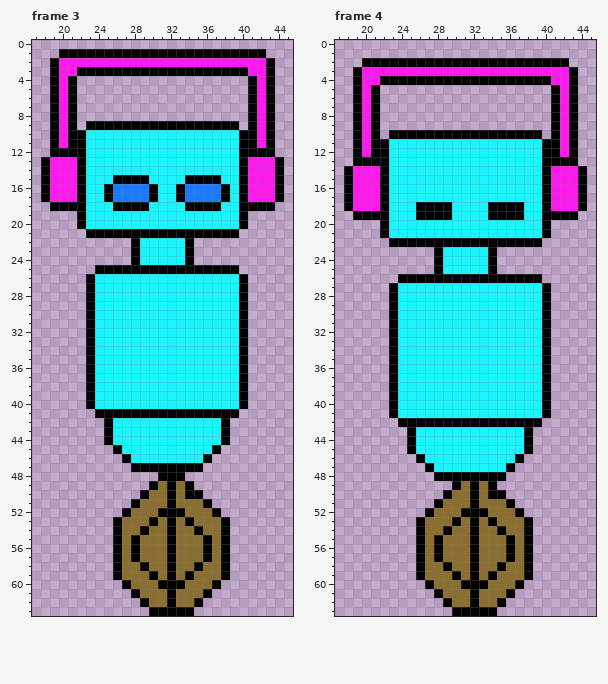
A pixel-art file gets an edit: Animation main/Sprite-Forehead.aseprite. Above, as it was before the edit.
64x64 pixels, 6 frames. Shown: frame 3: x 17..45, y 0..63; frame 4: x 17..45, y 0..63. The commit also changed other frames, which this record leaves out.
The result:
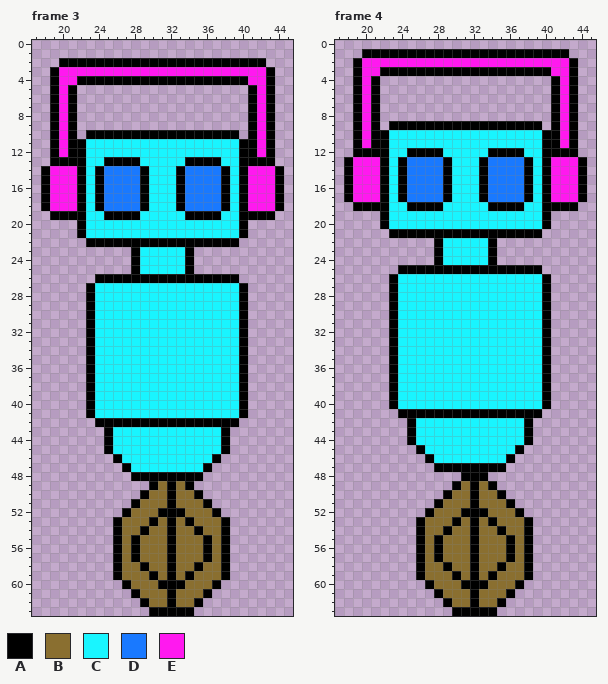
Palette (. is transparent): A #000000  B #8a6f30  C #19f5ff  D #1979ff  E #ff19ef
Difference:
--- frame 3
@@ x 17..45 @@
  0 .............................
- 1 ...AAAAAAAAAAAAAAAAAAAAAAA...
- 2 ..AEEEEEEEEEEEEEEEEEEEEEEEA..
- 3 ..AEEAAAAAAAAAAAAAAAAAAAEEA..
- 4 ..AEA...................AEA..
+ 1 .............................
+ 2 ...AAAAAAAAAAAAAAAAAAAAAAA...
+ 3 ..AEEEEEEEEEEEEEEEEEEEEEEEA..
+ 4 ..AEEAAAAAAAAAAAAAAAAAAAEEA..
  5 ..AEA...................AEA..
@@ x 17..45 @@
  8 ..AEA...................AEA..
- 9 ..AEA.AAAAAAAAAAAAAAAAA.AEA..
-10 ..AEAACCCCCCCCCCCCCCCCCAAEA..
+ 9 ..AEA...................AEA..
+10 ..AEA.AAAAAAAAAAAAAAAAA.AEA..
 11 ..AEAACCCCCCCCCCCCCCCCCAAEA..
-12 ..AAAACCCCCCCCCCCCCCCCCAAAA..
-13 .AEEEACCCCCCCCCCCCCCCCCAEEEA.
-14 .AEEEACCCCCCCCCCCCCCCCCAEEEA.
-15 .AEEEACCCAAAACCCCAAAACCAEEEA.
-16 .AEEEACCADDDDACCADDDDACAEEEA.
-17 .AEEEACCADDDDACCADDDDACAEEEA.
-18 ..AAAACCCAAAACCCCAAAACCAAAA..
-19 .....ACCCCCCCCCCCCCCCCCA.....
+12 ..AEAACCCCCCCCCCCCCCCCCAAEA..
+13 ..AAAACCAAAACCCCCAAAACCAAAA..
+14 .AEEEACADDDDACCCADDDDACAEEEA.
+15 .AEEEACADDDDACCCADDDDACAEEEA.
+16 .AEEEACADDDDACCCADDDDACAEEEA.
+17 .AEEEACADDDDACCCADDDDACAEEEA.
+18 .AEEEACADDDDACCCADDDDACAEEEA.
+19 ..AAAACCAAAACCCCCAAAACCAAAA..
 20 .....ACCCCCCCCCCCCCCCCCA.....
-21 ......AAAAAAAAAAAAAAAAA......
-22 ...........ACCCCCA...........
+21 .....ACCCCCCCCCCCCCCCCCA.....
+22 ......AAAAAAAAAAAAAAAAA......
 23 ...........ACCCCCA...........
 24 ...........ACCCCCA...........
-25 .......AAAAAAAAAAAAAAAA......
-26 ......ACCCCCCCCCCCCCCCCA.....
+25 ...........ACCCCCA...........
+26 .......AAAAAAAAAAAAAAAA......
 27 ......ACCCCCCCCCCCCCCCCA.....
@@ x 17..45 @@
 40 ......ACCCCCCCCCCCCCCCCA.....
-41 .......AAAAAAAAAAAAAAAA......
-42 ........ACCCCCCCCCCCCA.......
+41 ......ACCCCCCCCCCCCCCCCA.....
+42 .......AAAAAAAAAAAAAAAA......
 43 ........ACCCCCCCCCCCCA.......
 44 ........ACCCCCCCCCCCCA.......
-45 .........ACCCCCCCCCCA........
-46 ..........ACCCCCCCCA.........
-47 ...........AAAAAAAA..........
-48 ..............AAA............
+45 ........ACCCCCCCCCCCCA.......
+46 .........ACCCCCCCCCCA........
+47 ..........ACCCCCCCCA.........
+48 ...........AAAAAAAA..........
 49 .............ABABA...........
-50 ............ABBABAA..........
+50 ............ABBABBA..........
 51 ...........ABBBABBBA.........
--- frame 4
@@ x 17..45 @@
  0 .............................
- 1 .............................
- 2 ...AAAAAAAAAAAAAAAAAAAAAAA...
- 3 ..AEEEEEEEEEEEEEEEEEEEEEEEA..
- 4 ..AEEAAAAAAAAAAAAAAAAAAAEEA..
+ 1 ...AAAAAAAAAAAAAAAAAAAAAAA...
+ 2 ..AEEEEEEEEEEEEEEEEEEEEEEEA..
+ 3 ..AEEAAAAAAAAAAAAAAAAAAAEEA..
+ 4 ..AEA...................AEA..
  5 ..AEA...................AEA..
@@ x 17..45 @@
  8 ..AEA...................AEA..
- 9 ..AEA...................AEA..
-10 ..AEA.AAAAAAAAAAAAAAAAA.AEA..
+ 9 ..AEA.AAAAAAAAAAAAAAAAA.AEA..
+10 ..AEAACCCCCCCCCCCCCCCCCAAEA..
 11 ..AEAACCCCCCCCCCCCCCCCCAAEA..
-12 ..AEAACCCCCCCCCCCCCCCCCAAEA..
-13 ..AAAACCCCCCCCCCCCCCCCCAAAA..
-14 .AEEEACCCCCCCCCCCCCCCCCAEEEA.
-15 .AEEEACCCCCCCCCCCCCCCCCAEEEA.
-16 .AEEEACCCCCCCCCCCCCCCCCAEEEA.
-17 .AEEEACCCCCCCCCCCCCCCCCAEEEA.
-18 .AEEEACCCAAAACCCCAAAACCAEEEA.
-19 ..AAAACCCAAAACCCCAAAACCAAAA..
+12 ..AAAACCAAAACCCCCAAAACCAAAA..
+13 .AEEEACADDDDACCCADDDDACAEEEA.
+14 .AEEEACADDDDACCCADDDDACAEEEA.
+15 .AEEEACADDDDACCCADDDDACAEEEA.
+16 .AEEEACADDDDACCCADDDDACAEEEA.
+17 .AEEEACADDDDACCCADDDDACAEEEA.
+18 ..AAAACCAAAACCCCCAAAACCAAAA..
+19 .....ACCCCCCCCCCCCCCCCCA.....
 20 .....ACCCCCCCCCCCCCCCCCA.....
-21 .....ACCCCCCCCCCCCCCCCCA.....
-22 ......AAAAAAAAAAAAAAAAA......
+21 ......AAAAAAAAAAAAAAAAA......
+22 ...........ACCCCCA...........
 23 ...........ACCCCCA...........
 24 ...........ACCCCCA...........
-25 ...........ACCCCCA...........
-26 .......AAAAAAAAAAAAAAAA......
+25 .......AAAAAAAAAAAAAAAA......
+26 ......ACCCCCCCCCCCCCCCCA.....
 27 ......ACCCCCCCCCCCCCCCCA.....
@@ x 17..45 @@
 40 ......ACCCCCCCCCCCCCCCCA.....
-41 ......ACCCCCCCCCCCCCCCCA.....
-42 .......AAAAAAAAAAAAAAAA......
+41 .......AAAAAAAAAAAAAAAA......
+42 ........ACCCCCCCCCCCCA.......
 43 ........ACCCCCCCCCCCCA.......
 44 ........ACCCCCCCCCCCCA.......
-45 ........ACCCCCCCCCCCCA.......
-46 .........ACCCCCCCCCCA........
-47 ..........ACCCCCCCCA.........
-48 ...........AAAAAAAA..........
+45 .........ACCCCCCCCCCA........
+46 ..........ACCCCCCCCA.........
+47 ...........AAAAAAAA..........
+48 ..............AAA............
 49 .............ABABA...........
-50 ............ABBABAA..........
+50 ............ABBABBA..........
 51 ...........ABBBABBBA.........
Boxes around the changes in both pictures, in picture pixels (x1, y1, x2, y2):
changed: (50, 49, 275, 85)
changed: (41, 121, 284, 283)
changed: (86, 409, 248, 499)
changed: (353, 49, 578, 85)
changed: (344, 121, 587, 283)
changed: (389, 409, 551, 499)
